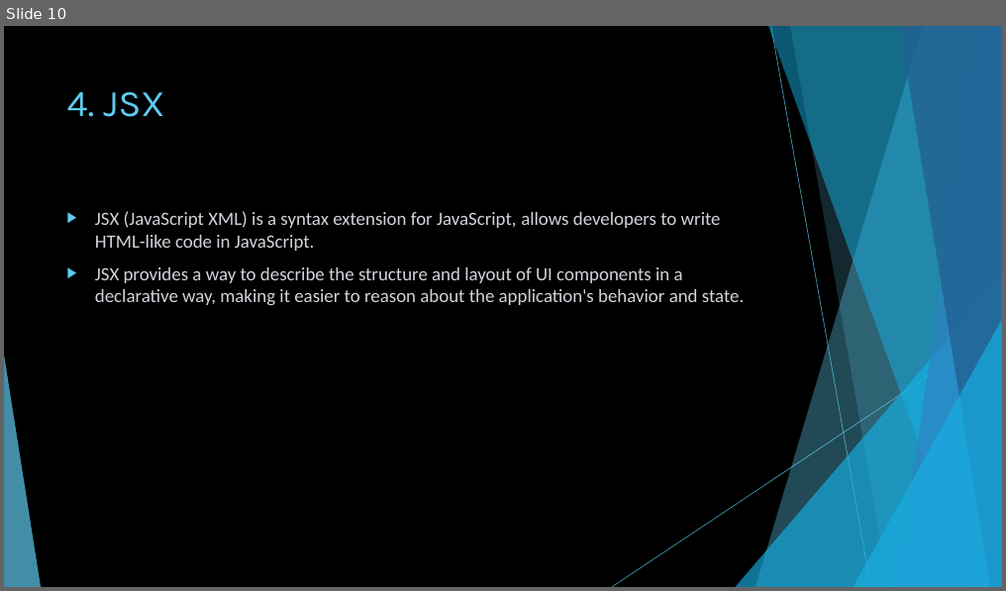
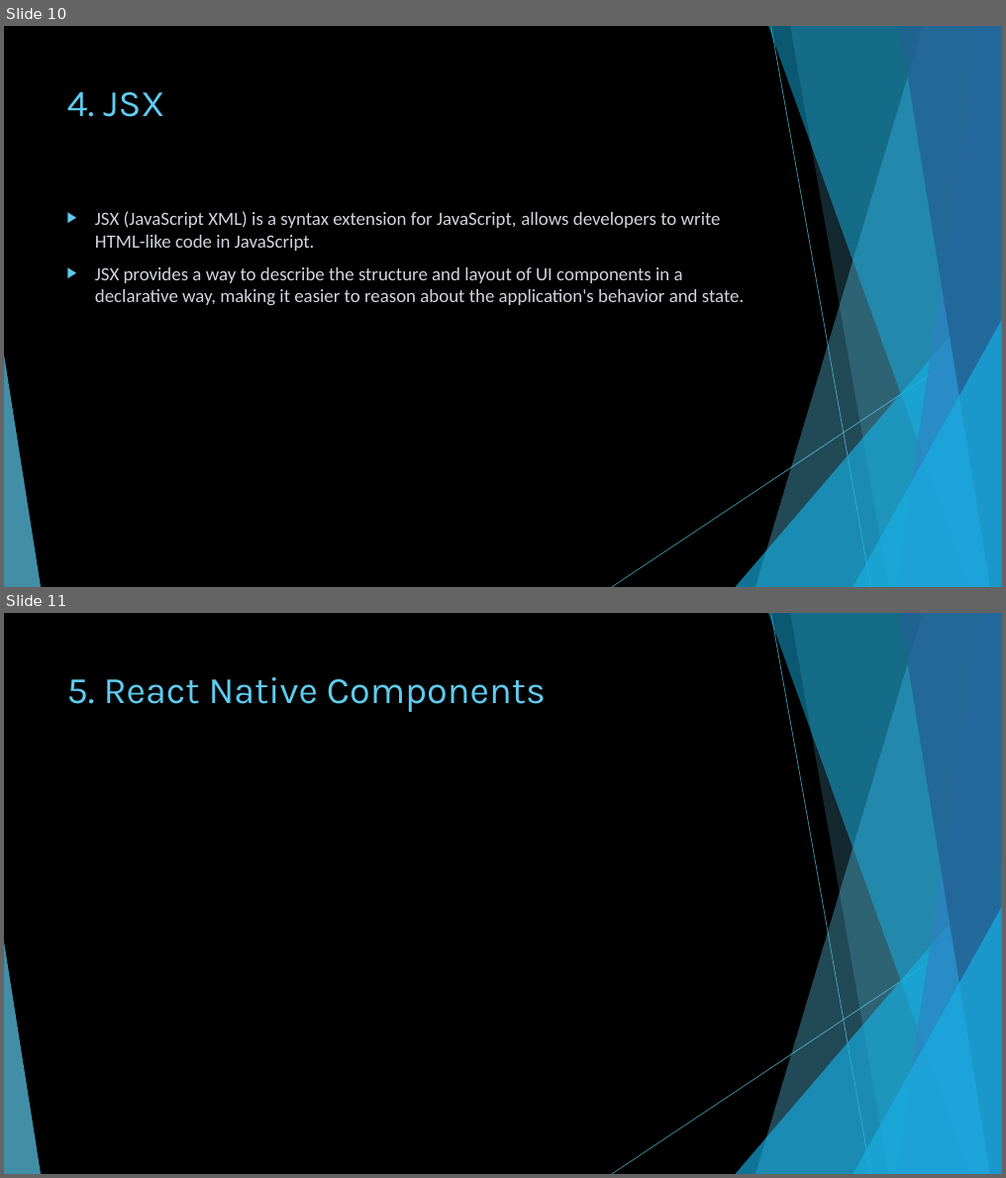
Before and after one commit to rupamswain1/react-native-tutorial, a slide deck: React-native.pptx. Shown one above the other, each under a label of ours: slide 10 before the commit, slides 10 and 11 after it. The pictures are 1006x591 and 1006x1178 pixels, drawn with LibreOffice and Linux fonts; fonts in the diff are those of the drawing. Boxes give left, top, right and bottom in pixels: in the first picture for what was removed or moved away, otherwise in the second. Text is boxed around its words. In the diff, an @@ line names an element or a change of style, - is before the commit and + after.

```diff
--- a/React-native.pptx
+++ b/React-native.pptx
@@ slide 11 added at [4, 613, 1002, 1174], background #000000; not listed: 10 template elements that a slide beside it also shows @@
@@ title added at [67, 677, 546, 712], 36 pt, text #5FCBEF @@
+5. React Native Components
```
Also in this commit, not shown: 3 other files.
